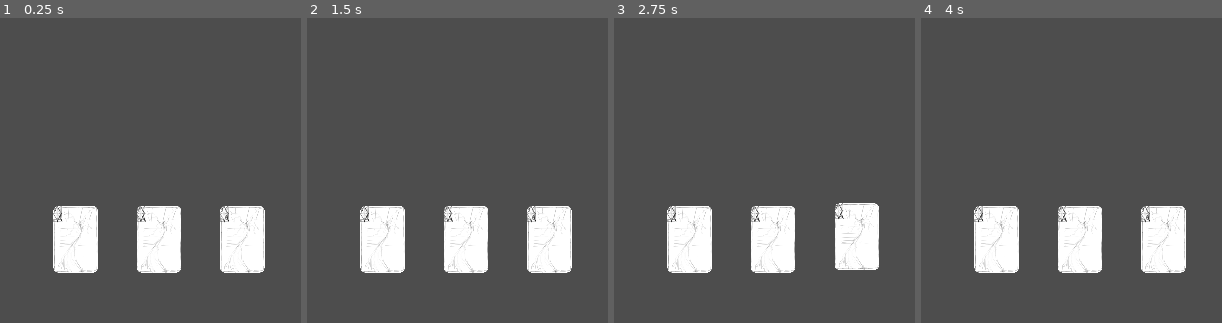
Above: before the commit, frames 1-4 (left to right).
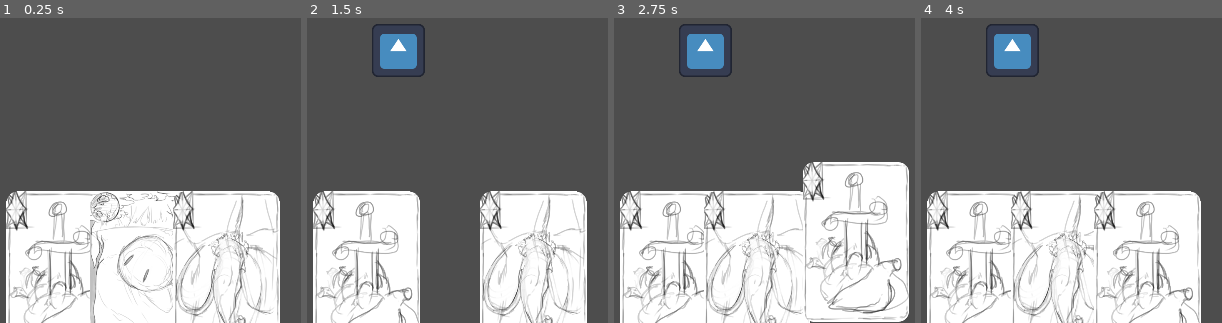
Above: after the commit, the same moments.

Repository: LuisLasbelin/LudumDare55
Game: Godot game, scene res://scenes/game_screen.tscn
Same seed, same stepped clock (60 frames per second), same inputs: the game is played once before the commit and once after it. The engine's default icon, where the game draws it, is replaced by a stand-in: a white triangle on a blue panel in a dark square.
Inputs (mouse positions are in pixels of both pictures, inside the frame that each line leads up to):
- Up to frame 1 (0.25 s): no input
- Up to frame 2 (1.5 s): tap Enter at 0.5 s; move the mouse to (382, 240) at 0.52 s; press the mouse at (382, 240) at 0.53 s; tap Space at 1.25 s; move the mouse to (466, 240) at 1.27 s; release the mouse at (466, 240) at 1.28 s; click (466, 240) at 1.35 s
- Up to frame 3 (2.75 s): move the mouse to (854, 240) at 2.02 s; press the mouse at (854, 240) at 2.03 s
- Up to frame 4 (4 s): tap Enter at 2.75 s; move the mouse to (outside the picture) at 2.77 s; release the mouse at (outside the picture) at 2.78 s; click (outside the picture) at 2.85 s; tap Space at 3.5 s; move the mouse to (outside the picture) at 3.52 s; press the mouse at (outside the picture) at 3.53 s

The runs differ from the first frame. In frame 1, 32% of the frame differs, in the area x 1-94%, y 56-100%; in frame 2, 30%; in frame 3, 40%, in the area x 1-99%, y 1-100%; in frame 4, 34%.

Commit message:
FEAT: discard cards

Diff:
--- a/scenes/card.tscn
+++ b/scenes/card.tscn
@@ -1,23 +1,21 @@
 [gd_scene load_steps=4 format=3 uid="uid://bjb5pwaap3br6"]
 
 [ext_resource type="Script" path="res://scripts/cards/Card.gd" id="1_8cpji"]
-[ext_resource type="Texture2D" uid="uid://gijnwrqxkv6l" path="res://assets/sprites/card.png" id="1_jh113"]
+[ext_resource type="Texture2D" uid="uid://udh7fhwf1nay" path="res://assets/sprites/acido.png" id="2_mffio"]
 
 [sub_resource type="RectangleShape2D" id="RectangleShape2D_hp6x5"]
-size = Vector2(211, 322)
+size = Vector2(260, 383)
 
 [node name="Card" type="Node2D"]
 script = ExtResource("1_8cpji")
 
 [node name="Image" type="Sprite2D" parent="."]
-position = Vector2(2.12499, -12.875)
-scale = Vector2(0.41626, 0.41626)
-texture = ExtResource("1_jh113")
+texture = ExtResource("2_mffio")
 
 [node name="Area2D" type="Area2D" parent="."]
 
 [node name="CollisionShape2D" type="CollisionShape2D" parent="Area2D"]
-position = Vector2(1.5, -6)
+position = Vector2(-1, -0.5)
 shape = SubResource("RectangleShape2D_hp6x5")
 
 [connection signal="input_event" from="Area2D" to="." method="_on_area_2d_input_event"]
--- a/scenes/game_screen.tscn
+++ b/scenes/game_screen.tscn
@@ -1,10 +1,13 @@
-[gd_scene load_steps=4 format=3 uid="uid://7becxd7tbxbr"]
+[gd_scene load_steps=5 format=3 uid="uid://7becxd7tbxbr"]
 
 [ext_resource type="Script" path="res://scripts/StartGame.gd" id="1_abc0c"]
 [ext_resource type="Script" path="res://scripts/Hand.gd" id="2_u7uyj"]
 
 [sub_resource type="RectangleShape2D" id="RectangleShape2D_xktb1"]
 size = Vector2(1337, 714)
+
+[sub_resource type="CircleShape2D" id="CircleShape2D_nv2iw"]
+radius = 264.683
 
 [node name="GameScreen" type="Node2D"]
 script = ExtResource("1_abc0c")
@@ -28,5 +31,13 @@
 position = Vector2(784, 416)
 
 [node name="Hand" type="Node2D" parent="."]
-position = Vector2(225, 892)
+position = Vector2(189, 956)
 script = ExtResource("2_u7uyj")
+
+[node name="Orb" type="Node2D" parent="."]
+position = Vector2(1624, 808)
+
+[node name="DiscardArea" type="Area2D" parent="Orb"]
+
+[node name="CollisionShape2D" type="CollisionShape2D" parent="Orb/DiscardArea"]
+shape = SubResource("CircleShape2D_nv2iw")
--- a/scripts/autoload/AL_GameState.gd
+++ b/scripts/autoload/AL_GameState.gd
@@ -3,6 +3,7 @@
 var sacrifice = load("res://assets/cards/sacrifice/Sacrifice.tres")
 var summon_green_slime = load("res://assets/cards/summon_green_slime/SummonGreenSlime.tres")
 var electrify = load("res://assets/cards/electrify/Electrify.tres")
+var freeze = load("res://assets/cards/freeze/Freeze.tres")
 
 enum Effects {
 	ICE,
@@ -20,12 +21,16 @@
 	electrify,
 	electrify,
 	electrify,
+	freeze,
+	freeze,
+	freeze,
+	freeze,
 	summon_green_slime,
 	summon_green_slime,
 	summon_green_slime,
 	summon_green_slime,
 	summon_green_slime,
-	summon_green_slime,
+	sacrifice,
 	sacrifice,
 	sacrifice,
 	sacrifice,
--- a/scripts/cards/Card.gd
+++ b/scripts/cards/Card.gd
@@ -28,6 +28,12 @@
 	if event.is_action_released("pick"):
 		# Check if it is on a valid area to use the card
 		var areas = $Area2D.get_overlapping_areas()
-		card_effect.use(areas)
-		picked = false
-		self.position = origin_position
+		for area in areas:
+			if area.name == "DiscardArea":
+				card_effect.discard()
+				return
+		var result = card_effect.use(areas)
+		if result == false:
+			print("DEBUG: could not use the card ", self.name)
+			picked = false
+			self.position = origin_position
--- a/scripts/cards/CardEffect.gd
+++ b/scripts/cards/CardEffect.gd
@@ -11,3 +11,9 @@
 	# delete card from scene and change card to discarded pile
 	GameState.discard(self.get_parent().card_data)
 	self.get_parent().queue_free()
+
+
+func discard():
+	GameState.current_mana += 10
+	print("DEBUG: the card ", get_parent().name, "was destroyed for 10 mana.")
+	self.destroy()
